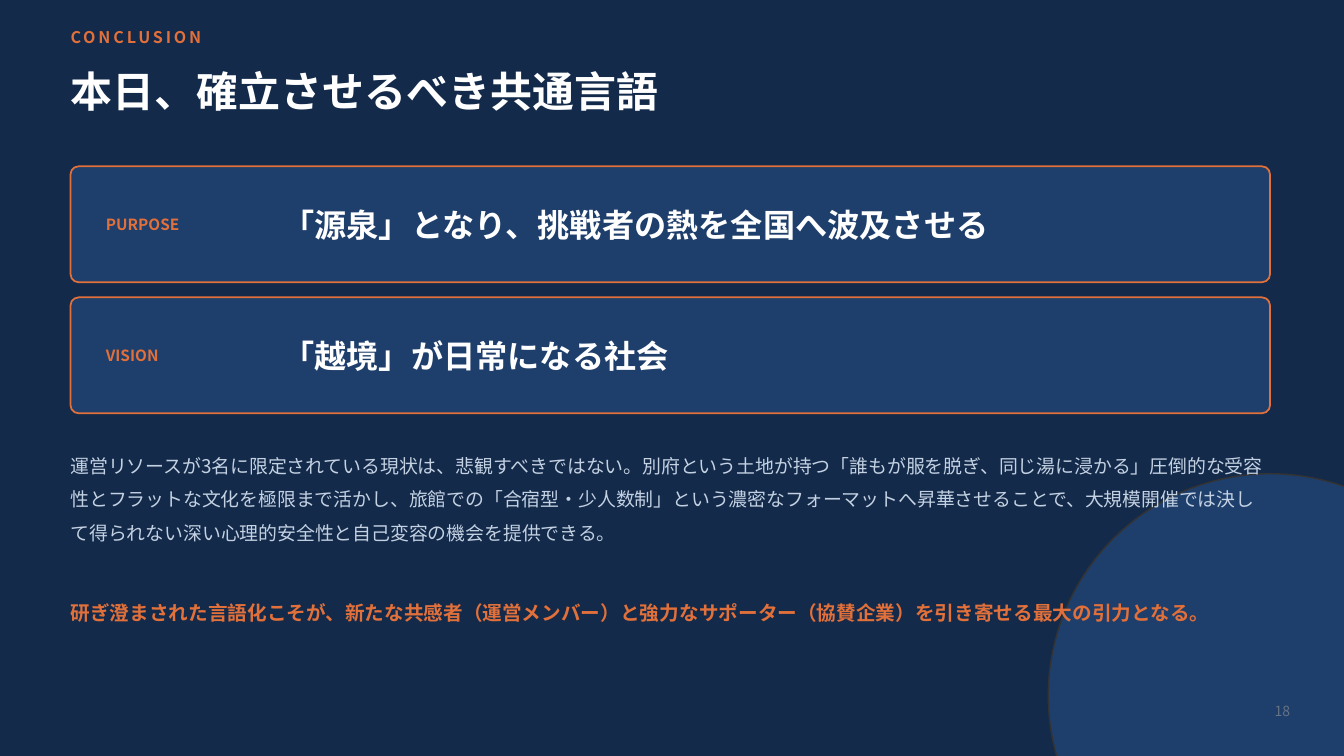
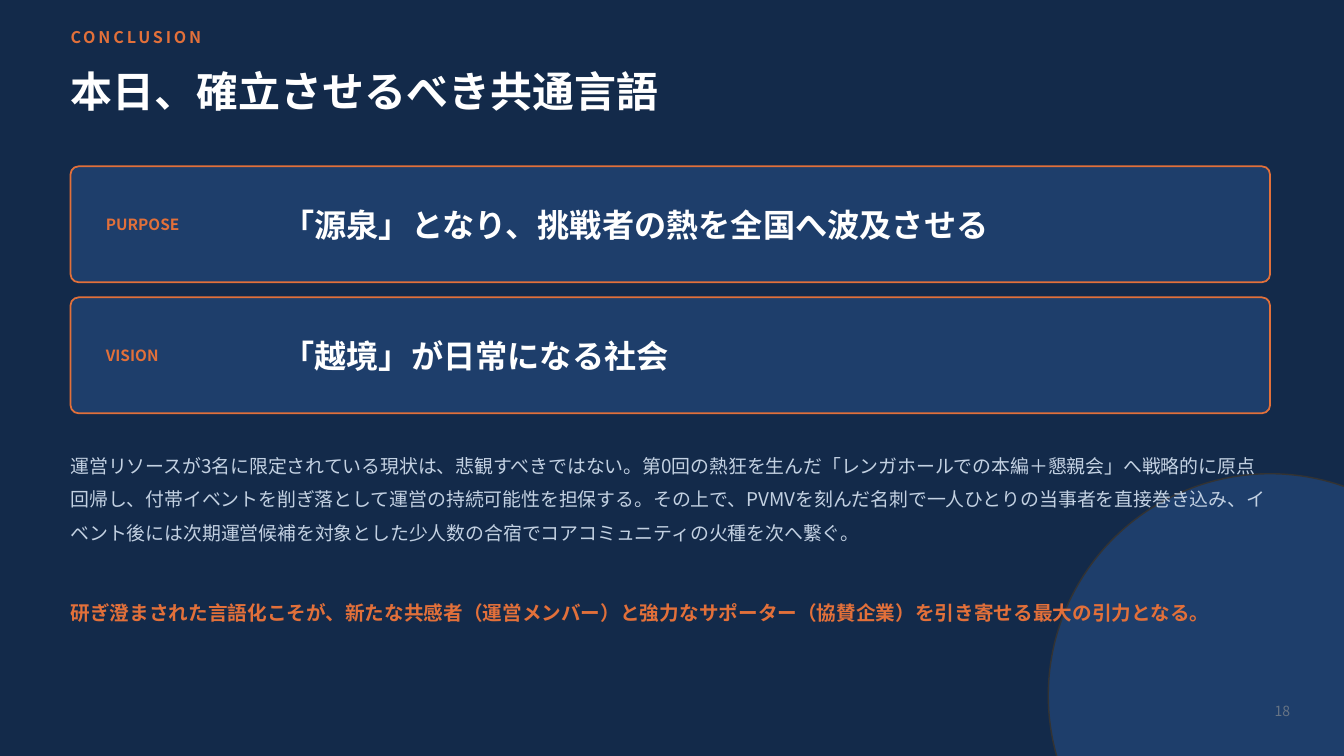
Before and after one commit to RyoWakabayashi/cls-beppu, a slide deck: slide 18 of docs/meetings/20260816/CLS別府第2回企画立案.pptx. Drawn at 1344x756 pixels with LibreOffice and Linux fonts; fonts in the diff are those of the drawing. Boxes give left, top, right and bottom in pixels: in the first picture for what was removed or moved away, otherwise in the second. Text is boxed around its words. In the diff, an @@ line names an element or a change of style, - is before the commit and + after.

```diff
--- a/docs/meetings/20260816/CLS別府第2回企画立案.pptx
+++ b/docs/meetings/20260816/CLS別府第2回企画立案.pptx
@@ text at (71, 457, 1266, 542): text changed @@
-運営リソースが3名に限定されている現状は、悲観すべきではない。別府という土地が持つ「誰もが服を脱ぎ、同じ湯に浸かる」圧倒的な受容性とフラットな文化を極限まで活かし、旅館での「合宿型・少人数制」という濃密なフォーマットへ昇華させることで、大規模開催では決して得られない深い心理的安全性と自己変容の機会を提供できる。
+運営リソースが3名に限定されている現状は、悲観すべきではない。第0回の熱狂を生んだ「レンガホールでの本編＋懇親会」へ戦略的に原点回帰し、付帯イベントを削ぎ落として運営の持続可能性を担保する。その上で、PVMVを刻んだ名刺で一人ひとりの当事者を直接巻き込み、イベント後には次期運営候補を対象とした少人数の合宿でコアコミュニティの火種を次へ繋ぐ。
```
Also in this commit, not shown: 11 other slides changed, 2 other files.
